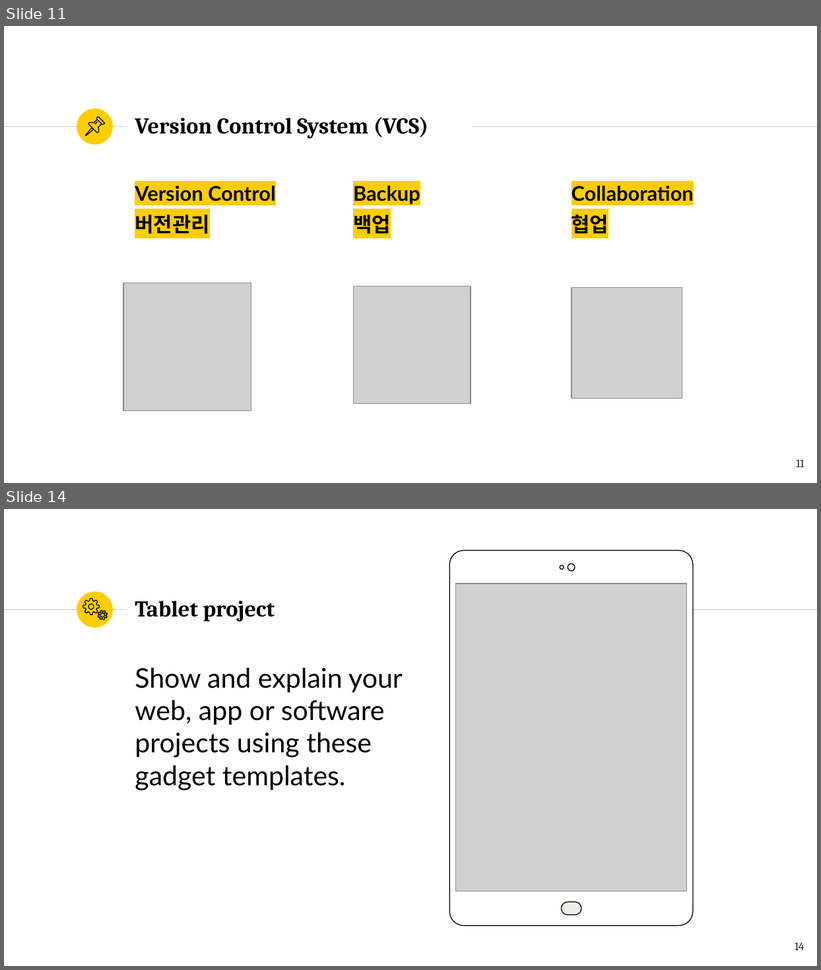
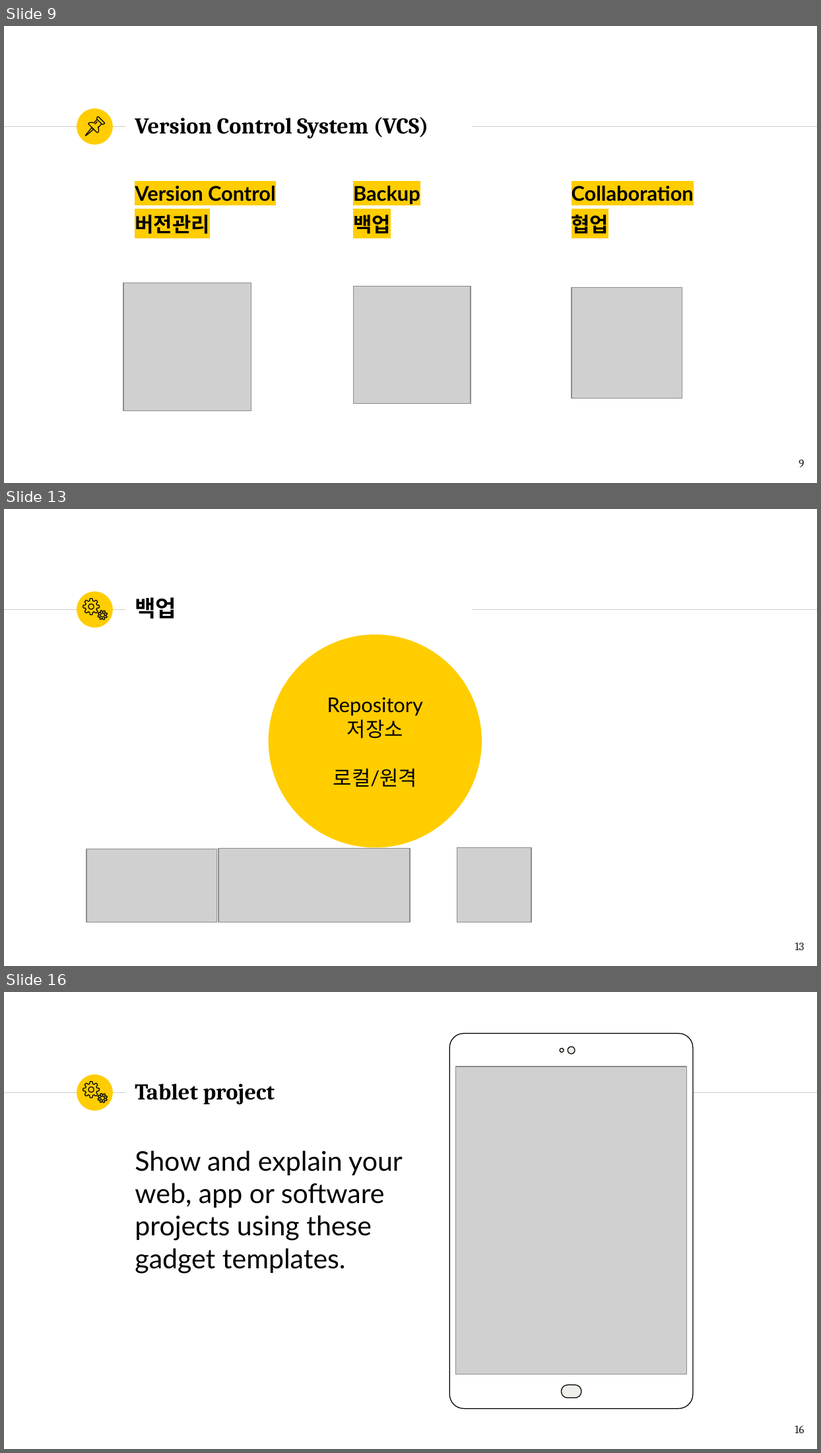
Before and after one commit to romiii37/CampusSeven, a slide deck: Git.pptx. Shown one above the other, each under a label of ours: slides 11 and 14 before the commit, slides 9, 13 and 16 after it; the slides between them are not shown. The pictures are 821x970 and 821x1453 pixels, drawn with LibreOffice and Linux fonts; fonts in the diff are those of the drawing; grey boxes stand for pictures. Boxes give left, top, right and bottom in pixels: in the first picture for what was removed or moved away, otherwise in the second. Text is boxed around its words. In the diff, an @@ line names an element or a change of style, - is before the commit and + after.

```diff
--- a/Git.pptx
+++ b/Git.pptx
@@ slide 13 added at (x1=4, y1=509, x2=817, y2=966), background #FFFFFF; not listed: 3 template elements that a slide beside it also shows @@
@@ freeform shape added at (x1=83, y1=599, x2=99, y2=615), outline #000000 0.75 pt @@
@@ title added at (x1=135, y1=597, x2=176, y2=619), 20 pt, text #000000, bold @@
+백업
@@ freeform shape added at (x1=98, y1=611, x2=107, y2=620), outline #000000 0.75 pt @@
@@ ellipse added at (x1=268, y1=634, x2=481, y2=848), fill #FFCD00, 18 pt, text #000000 @@
+Repository
+저장소
+로컬/원격
@@ picture added at (x1=86, y1=849, x2=217, y2=922) @@
@@ picture added at (x1=218, y1=849, x2=410, y2=922) @@
@@ picture added at (x1=457, y1=848, x2=531, y2=922) @@
@@ page number added at (x1=795, y1=943, x2=805, y2=951), 10 pt, text #1D1D1B @@
+13
@@ what was slide 11 is now slide 9 @@
@@ page number at (x1=799, y1=460, x2=804, y2=468): text changed @@
-11
+9
@@ what was slide 14 is now slide 16 @@
@@ page number at (x1=795, y1=1426, x2=804, y2=1434): text changed @@
-14
+16
```
Also in this commit, not shown: 10 slides changed, 4 other slides added, 3 slides removed.
